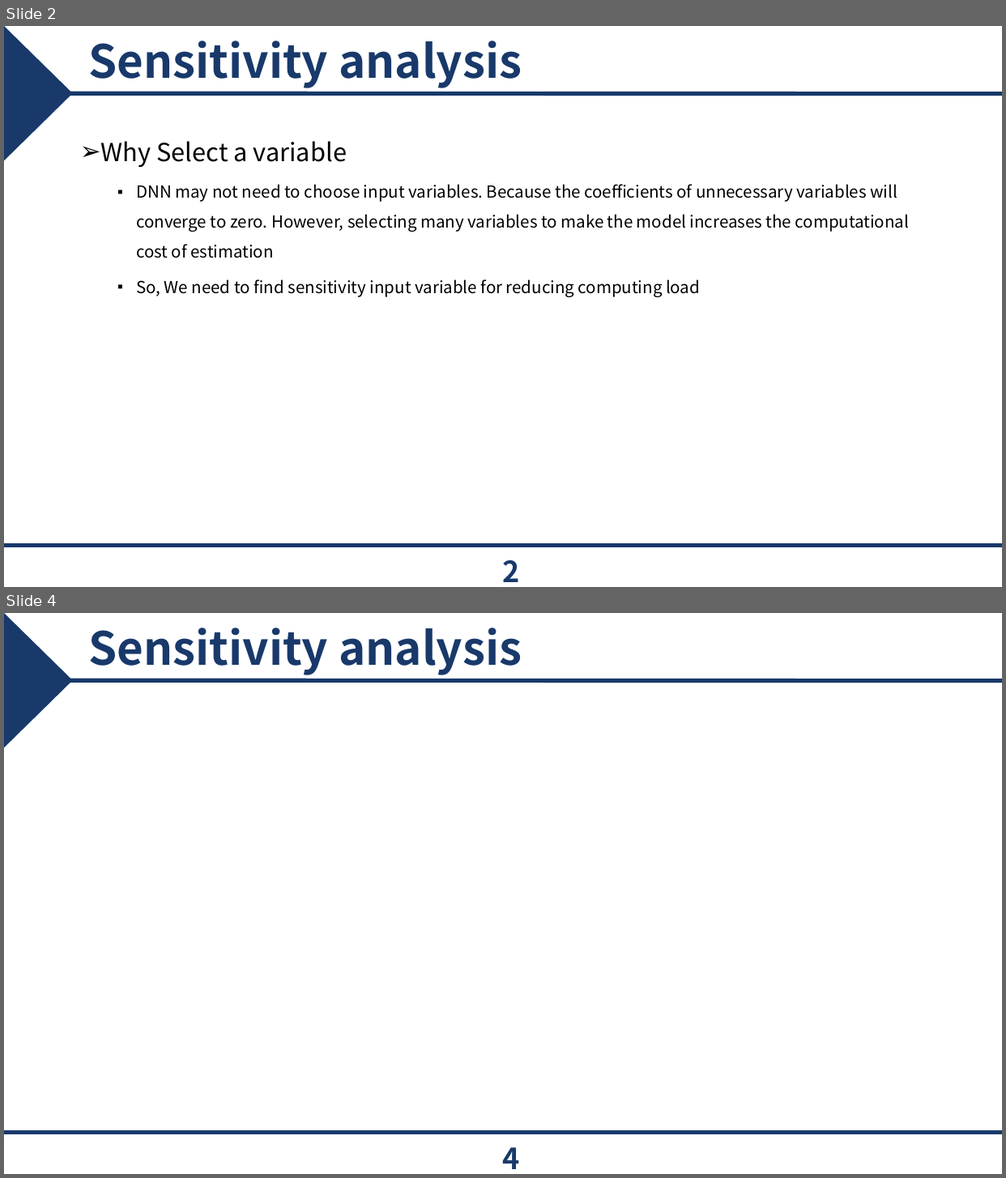
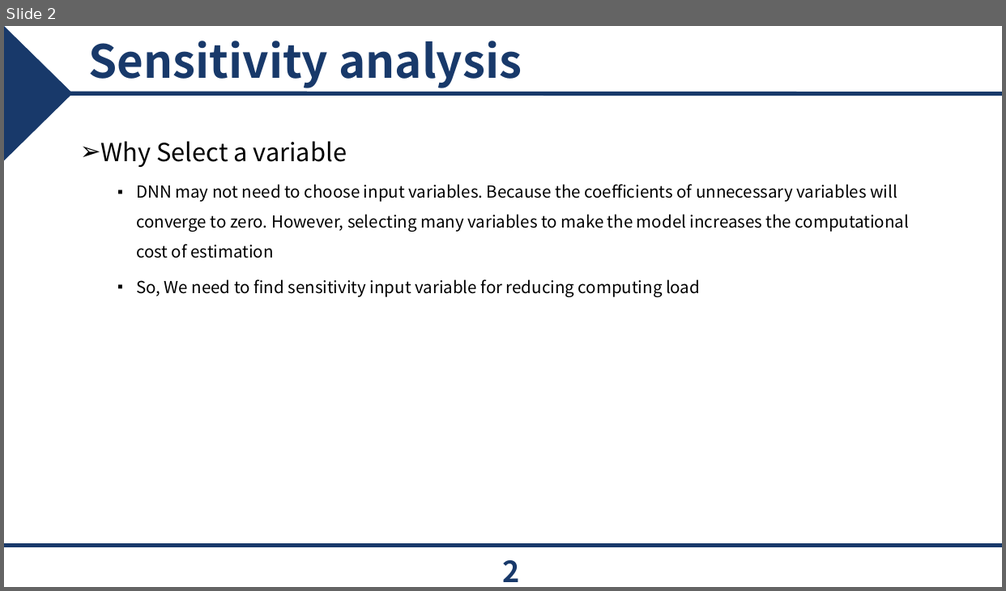
Before and after one commit to epoxx-arch/Torque_vectoringthesis, a slide deck: PPT/개인 연구 Parametric.pptx. Shown one above the other, each under a label of ours: slides 2 and 4 before the commit, slide 2 after it; the slides between them are not shown. The pictures are 1006x1178 and 1006x591 pixels, drawn with LibreOffice and Linux fonts; fonts in the diff are those of the drawing; grey boxes stand for pictures; background and template pictures are left out. Boxes give left, top, right and bottom in pixels: in the first picture for what was removed or moved away, otherwise in the second. Text is boxed around its words. In the diff, an @@ line names an element or a change of style, - is before the commit and + after.

```diff
--- a/PPT/개인 연구 Parametric.pptx
+++ b/PPT/개인 연구 Parametric.pptx
@@ slide 4 removed at (4, 613, 1002, 1174), background #FFFFFF; not listed: 3 template elements that a slide beside it also shows @@
@@ title removed at (88, 628, 522, 675) @@
-Sensitivity analysis
@@ page number removed at (502, 1148, 519, 1169) @@
-4
```
Also in this commit, not shown: 3 slides changed, 8 slides added, 3 other slides removed, 3 other files.
